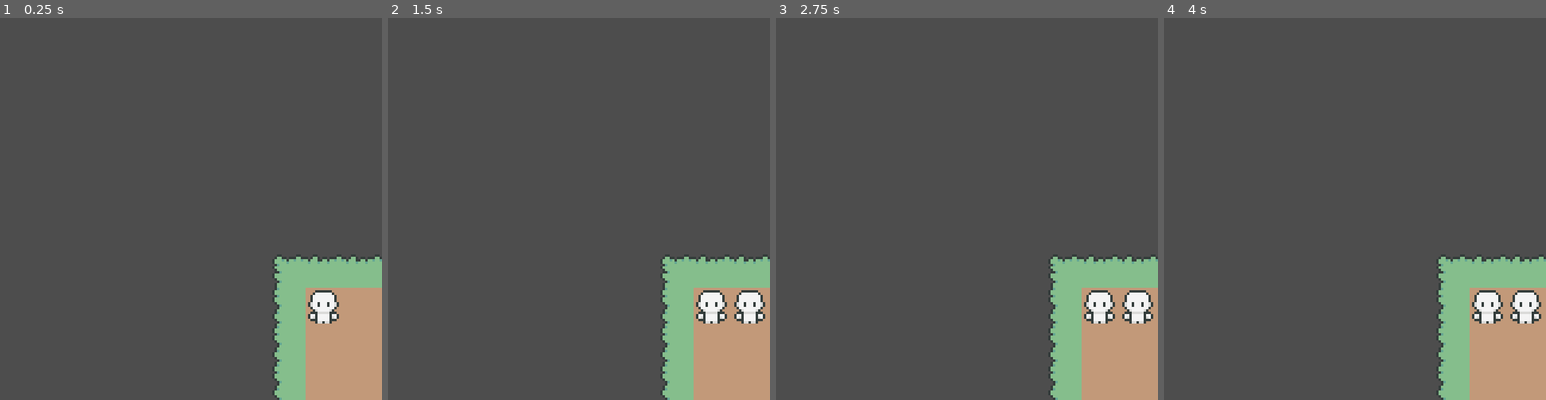
Above: before the commit, frames 1-4 (left to right).
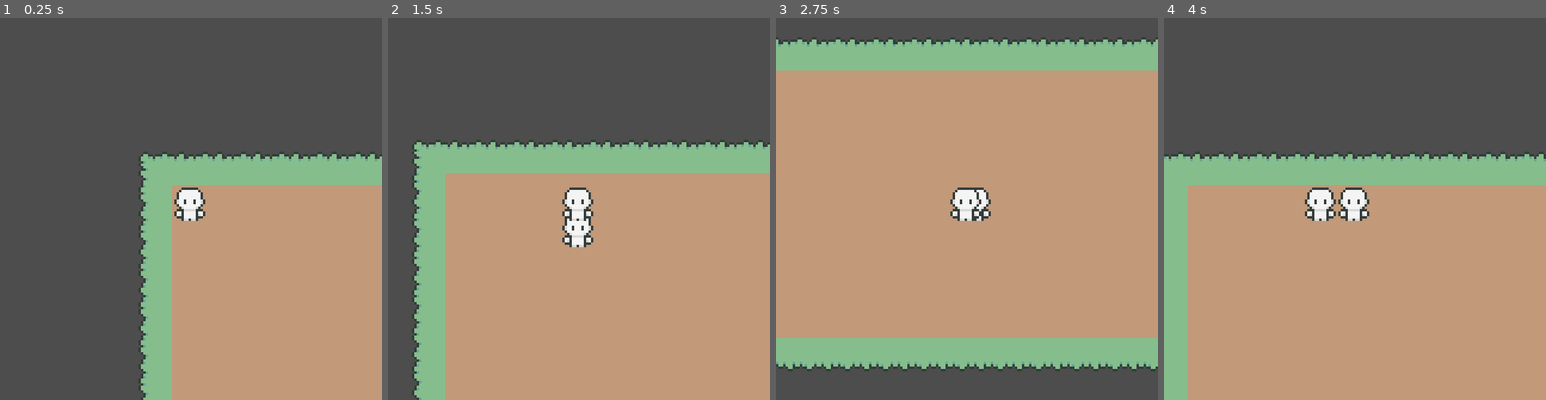
Above: after the commit, the same moments.

Repository: wnskim/LionJam2025
Game: Godot game, scene res://main.tscn
Two runs of this game, one before a commit and one after it. Both use one fixed random seed, a clock stepped at 60 frames per second and the inputs below.
Inputs:
- Up to frame 1 (0.25 s): no input
- Up to frame 2 (1.5 s): tap Enter at 0.5 s; hold D (Right) 0.53-1.28 s; hold S (Down) from 1.28 s (still down)
- Up to frame 3 (2.75 s): release S (Down) at 2.03 s; hold D (Right) from 2.03 s (still down)
- Up to frame 4 (4 s): release D (Right) at 2.78 s; hold W (Up) 2.78-3.53 s; hold Left (Left) from 3.53 s (still down)

The runs differ from the first frame. In frame 1, 35% of the frame differs, in the area x 36-100%, y 35-100%; in frame 2, 58%; in frame 3, 87%, in the area x 0-100%, y 5-100%; in frame 4, 60%.

Commit message:
player movement fully works.

Diff:
--- a/main.tscn
+++ b/main.tscn
@@ -54,7 +54,6 @@
 texture = ExtResource("11_wwcxx")
 0:0/0 = 0
 1:0/0 = 0
-1:0/0/custom_data_0 = true
 2:0/0 = 0
 3:0/0 = 0
 4:0/0 = 0
@@ -117,4 +116,4 @@
 texture = SubResource("AtlasTexture_arc5v")
 
 [node name="Camera2D" type="Camera2D" parent="Player/Sprite2D"]
-position = Vector2(-56, -41)
+position = Vector2(0, 2)
--- a/player.gd
+++ b/player.gd
@@ -3,6 +3,18 @@
 @onready var tile_map = $"../TileMap"
 @onready var sprite2d = $Sprite2D
 var is_moving = false
+
+
+
+func _physics_process(delta):
+	if is_moving == false:
+		return
+	if global_position == sprite2d.global_position:
+		is_moving = false
+		return
+
+	sprite2d.global_position = sprite2d.global_position.move_toward(global_position, 1 )
+
 
 func _process(delta):
 	if is_moving:
--- a/project.godot
+++ b/project.godot
@@ -27,7 +27,7 @@
 
 Left={
 "deadzone": 0.5,
-"events": [Object(InputEventKey,"resource_local_to_scene":false,"resource_name":"","device":0,"window_id":0,"alt_pressed":false,"shift_pressed":false,"ctrl_pressed":false,"meta_pressed":false,"pressed":false,"keycode":0,"physical_keycode":38,"key_label":0,"unicode":0,"location":0,"echo":false,"script":null)
+"events": [Object(InputEventKey,"resource_local_to_scene":false,"resource_name":"","device":-1,"window_id":0,"alt_pressed":false,"shift_pressed":false,"ctrl_pressed":false,"meta_pressed":false,"pressed":false,"keycode":0,"physical_keycode":65,"key_label":0,"unicode":97,"location":0,"echo":false,"script":null)
 , Object(InputEventKey,"resource_local_to_scene":false,"resource_name":"","device":-1,"window_id":0,"alt_pressed":false …(186 unchanged characters)…
 ]
 }
